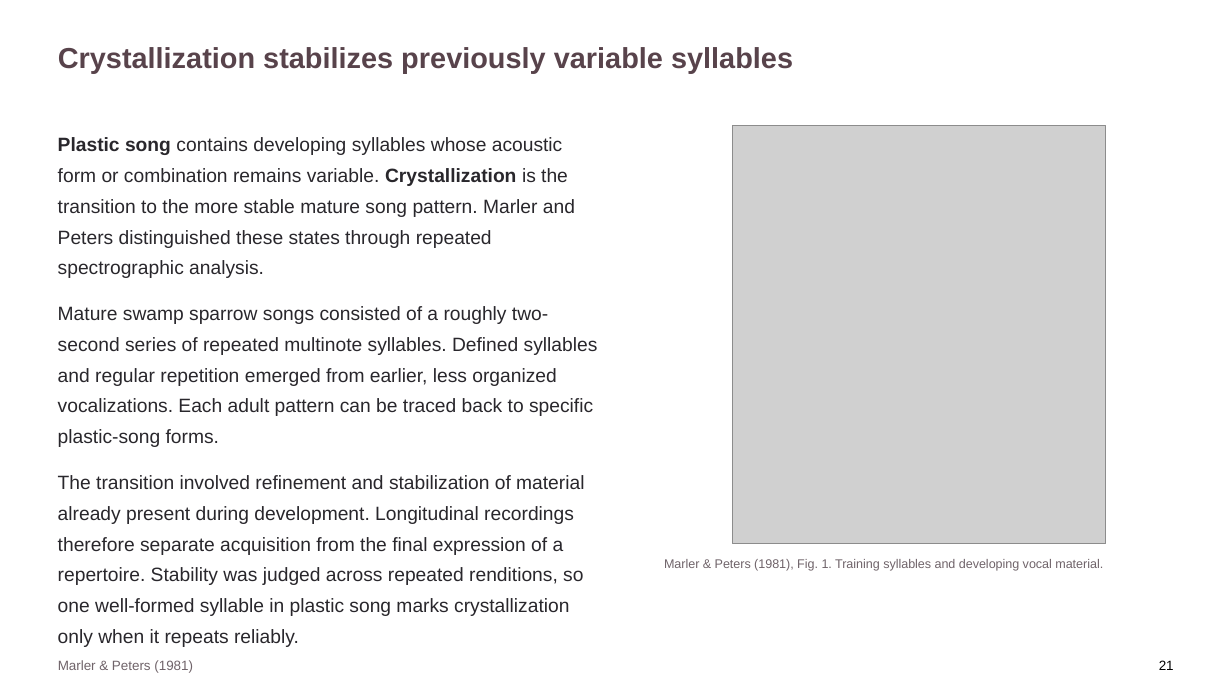
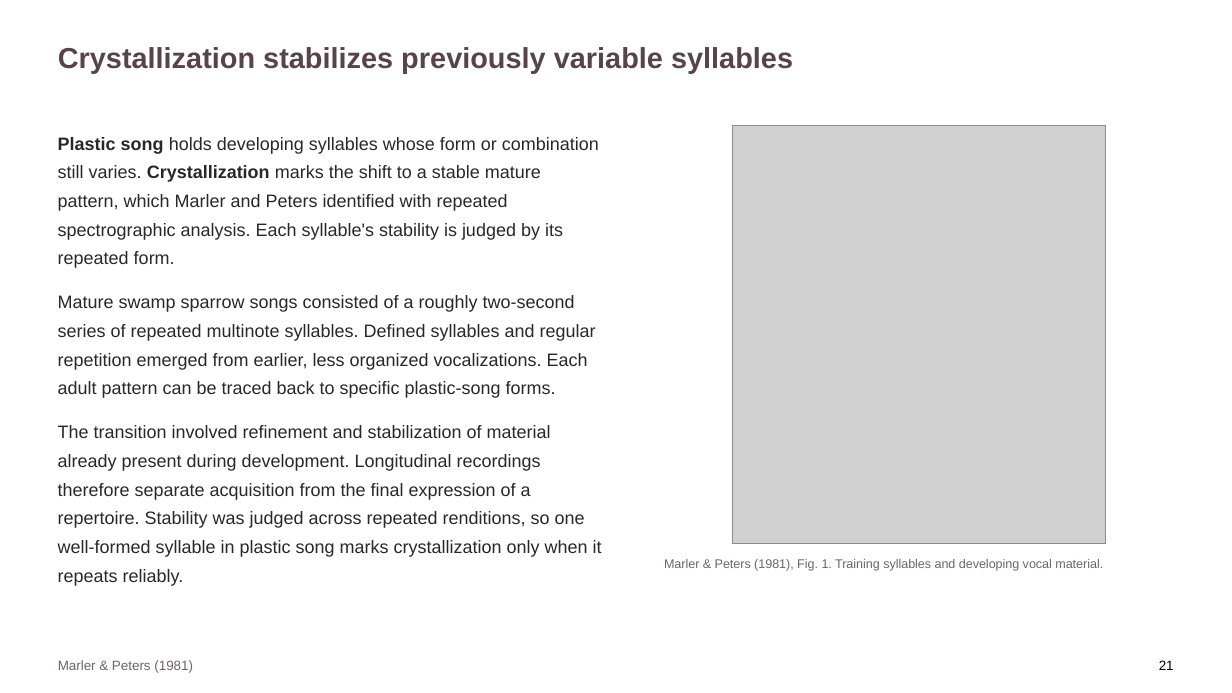
Before and after one commit to jordanxxlopez/NEUROETHOLOGY, a slide deck: slide 27 of scaffolded/Neuroethology_Lecture33_FA2026_SCAFFOLDED.pptx. Drawn at 1232x693 pixels with LibreOffice and Linux fonts; fonts in the diff are those of the drawing; grey boxes stand for pictures. Boxes give left, top, right and bottom in pixels: in the first picture for what was removed or moved away, otherwise in the second. Text is boxed around its words. In the diff, an @@ line names an element or a change of style, - is before the commit and + after.

```diff
--- a/scaffolded/Neuroethology_Lecture33_FA2026_SCAFFOLDED.pptx
+++ b/scaffolded/Neuroethology_Lecture33_FA2026_SCAFFOLDED.pptx
@@ text at box(58, 137, 599, 268): text changed; size 15 to 14 pt @@
-Plastic song contains developing syllables whose acoustic form or combination remains variable. Crystallization is the transition to the more stable mature song pattern. Marler and Peters distinguished these states through repeated spectrographic analysis.
+Plastic song holds developing syllables whose form or combination still varies. Crystallization marks the shift to a stable mature pattern, which Marler and Peters identified with repeated spectrographic analysis. Each syllable's stability is judged by its repeated form.
@@ text at box(58, 295, 602, 586): size 15 to 14 pt in "Mature swamp sparrow songs consisted of a ...", "The transition involved refinement and stabilization of ..." @@
```
Also in this commit, not shown: 46 other slides changed, 6 other files.
